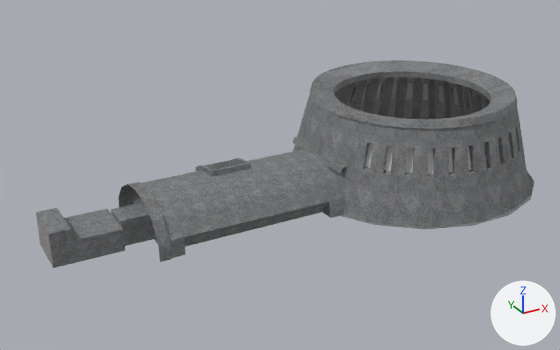
One commit to the FBX model com.unity.template-hd/Assets/Model/ExampleAssets.FBX: the scene before it, then after it.
One viewpoint serves both versions: a camera (50 mm lens) standing at (-73.5, -91.3, 50.0) and looking at (-22.9, 0.7, 4.0). Every picture has the same lights, and +X, +Y and +Z are marked at lower right. Where no turn or scale is listed for an object, it has been applied to the vertices.

The first picture shows 'FirstRoom_Main', 'FirstRoom_SunRoofTrim', 'LastRoom_Main', 'MainRoom_Glass', 'MainRoom_Main', 'MainRoom_Roof', 'MainRoom_Wall'.
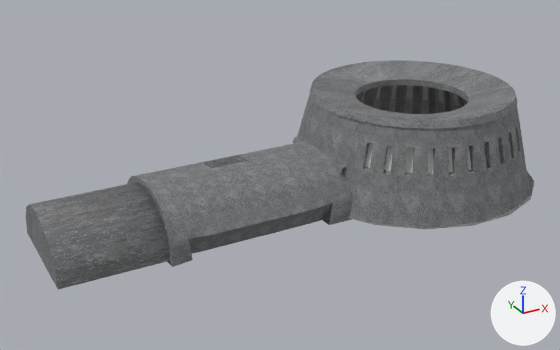
Boxes [x1, y1, x2, y2] around the edits, measured in the pictures (560 x 350 px; the box of a moved part takes in the faces that stretch with it):
'FirstRoom_Main', reshaped (11% wider, 17% taller)
    before: [141, 150, 345, 258]
    after: [127, 141, 353, 267]
'LastRoom_Main', reshaped (7% wider, 24% taller)
    before: [36, 182, 172, 268]
    after: [25, 182, 170, 289]
part 1 of me_mesh_001, moved or reshaped
    both: [331, 67, 495, 121]
part 2 of me_mesh_009, added
    after: [127, 141, 353, 267]
part 3 of me_mesh_017, built on
    before: [118, 182, 172, 262]
    after: [25, 182, 170, 289]

The edits, one by one:
me_mesh_009 is used by ob_firstroom_main; location (0.0, 0.0, 0.0).
me_mesh_009 had 120 vertices, 104 faces and spanned x -43.8..-16.3, y -8.2..8.2, z 0.0..6.5.
me_mesh_009 now has 240 vertices, 484 faces and spans x -43.8..-16.3, y -9.3..9.3, z -1.2..7.7.
me_mesh_009 part 2: 120 vertices added at x -43.8..-16.3, y -9.3..9.3, z -1.2..7.7.
me_mesh_009 no longer uses material mat_marble (picture img_marble_bc_png).
me_mesh_017 is used by ob_lastroom_main; location (0.0, 0.0, 0.0).
me_mesh_017 had 115 vertices, 168 faces and spanned x -57.6..-43.6, y -8.2..8.2, z 0.0..6.9.
me_mesh_017 now has 115 vertices, 177 faces and spans x -58.3..-43.6, y -8.2..8.2, z -0.2..6.9.
Part 3, on me_mesh_017:
9 vertices are removed from x -45.2, y -8.2..8.2, z 0.0..6.9.
16 faces are deleted.
2 vertices move from x -43.6, y -8.2..8.2, z 0.0 to x -43.6, y -8.2..8.2, z -0.2.
9 new vertices lie (-14.7, 0.0, 0.0) away from vertices in x -43.6, y -8.2..8.2, z 0.0..6.9.
25 new faces join them, mat_cement (picture img_cement_bc_png).
me_mesh_017 no longer uses material mat_woodcoat (picture img_sapelepommele_natural_bc_png).
me_mesh_017 now uses material mat_marble (picture img_marble_bc_png).
me_mesh_001 is used by ob_mainroom_roof; location (0.0, 0.0, 0.0).
me_mesh_001 had 288 vertices, 288 faces and spanned x -15.9..15.7, y -15.9..15.7, z 12.3..14.3.
me_mesh_001 now has 288 vertices, 288 faces and spans x -15.9..15.7, y -15.9..15.7, z 11.9..14.3.
me_mesh_001 part 1: 144 of the vertices in x -12.1..11.9, y -12.1..11.9, z 12.3..13.3 are scaled about their middle by (0.723, 0.723, 1), then moved by (0.0, 0.0, -0.4).
